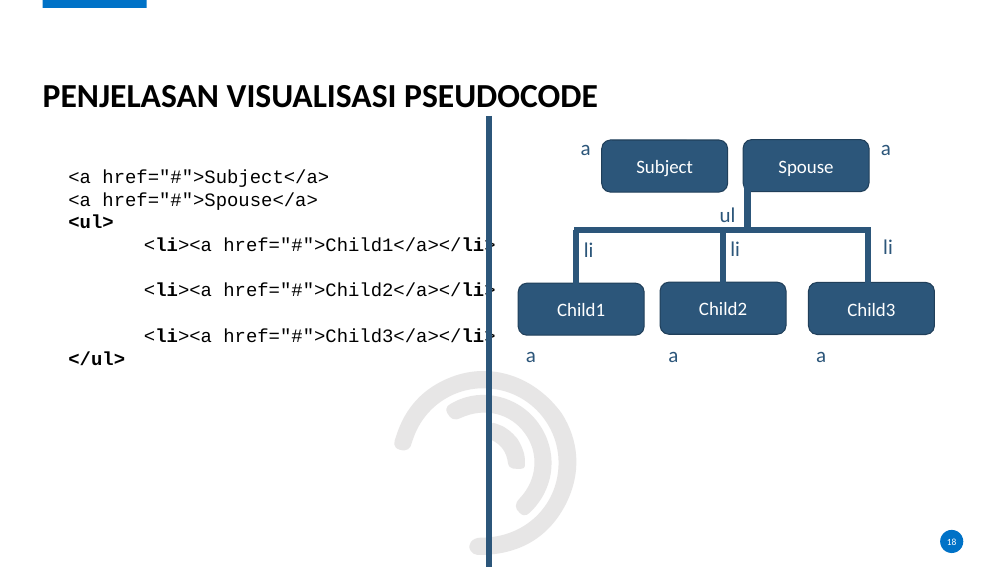
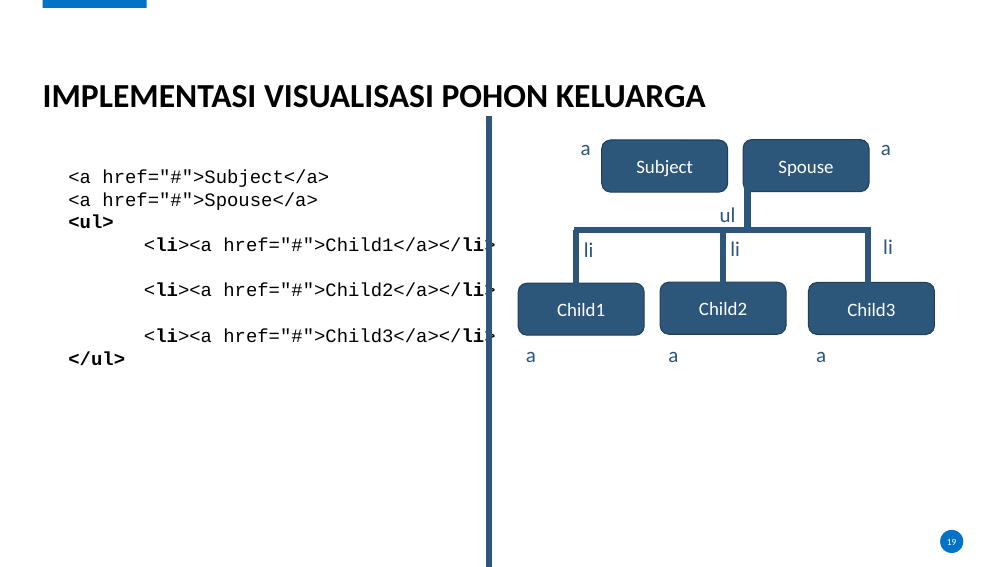
Before and after one commit to karyoutomoo/The-Tree-of-Heroes, a slide deck: slide 19 of 05111540000007-Faiq-Presentasi.pptx (slide 18 before the commit). Drawn at 1008x567 pixels with LibreOffice and Linux fonts; fonts in the diff are those of the drawing; background and template pictures are left out. Boxes give left, top, right and bottom in pixels: in the first picture for what was removed or moved away, otherwise in the second. Text is boxed around its words. In the diff, an @@ line names an element or a change of style, - is before the commit and + after.

```diff
--- a/05111540000007-Faiq-Presentasi.pptx
+++ b/05111540000007-Faiq-Presentasi.pptx
@@ title at box(43, 85, 706, 108): text changed @@
-PENJELASAN VISUALISASI PSEUDOCODE
+IMPLEMENTASI VISUALISASI POHON KELUARGA
@@ rectangle added at box(364, 335, 598, 567), fill #FFFFFF, outline #FFFFFF 1 pt @@
@@ freeform shape removed at box(442, 368, 579, 521) @@
@@ freeform shape removed at box(480, 415, 535, 478) @@
```
Also in this commit, not shown: 24 other slides changed, 2 slides added, 1 slide removed, 5 other files.
